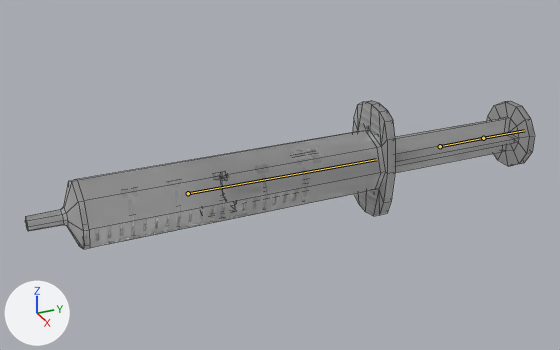
The FBX model care-up/Assets/Resources_moved/Models/Syringe20Ml.fbx, before and after one commit.
Before and after are seen from a 50 mm lens placed at (0.2492, -0.075, 0.1252), pointed at (-0.0028, 0.0384, -0.0008). Arrows for +X, +Y and +Z are at lower left; the lights stay in place. Both versions are drawn at frame 589 of the action 'Syringe20Ml_Armature|_syringe20ml_AdminiserMedicineViaPEG_SQ2_part3_L_Lib.002'; the numbers are the values there. The bones that bend it are drawn over the model as lines. Mesh edges are drawn as thin lines.

Names of what the first picture shows: 'syringeBarrel', 'syringePlunger'.
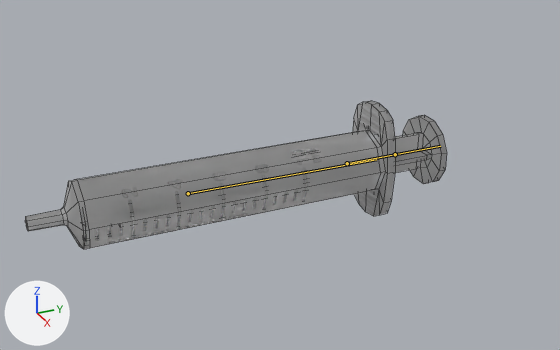
Where the change shows, as pixel boxes (x1, y1, x2, y2) in the pictures (560 x 350 px):
```json
{"object": "syringePlunger", "change": "posed", "before": [222, 101, 534, 205], "after": [120, 115, 447, 227], "on screen": "8% taller"}
{"bone": "Bone.001", "before": "(440, 146) to (483, 138)", "after": "(347, 163) to (395, 154)"}
```

Edits to the scene script, one JSON object a line:
```json
{"block": "bone_bone_001", "where": "bone_bone_001 = bpy.data.objects['Syringe20Ml_Armature'].pose.bones['Bone.001']  # child of 'Bone'"}
{"op": "set", "path": "bone_bone_001.location", "old": "(0.0, 0.031, -0.0001)", "new": "(0.0, -0.0136, 0.0)"}
```
